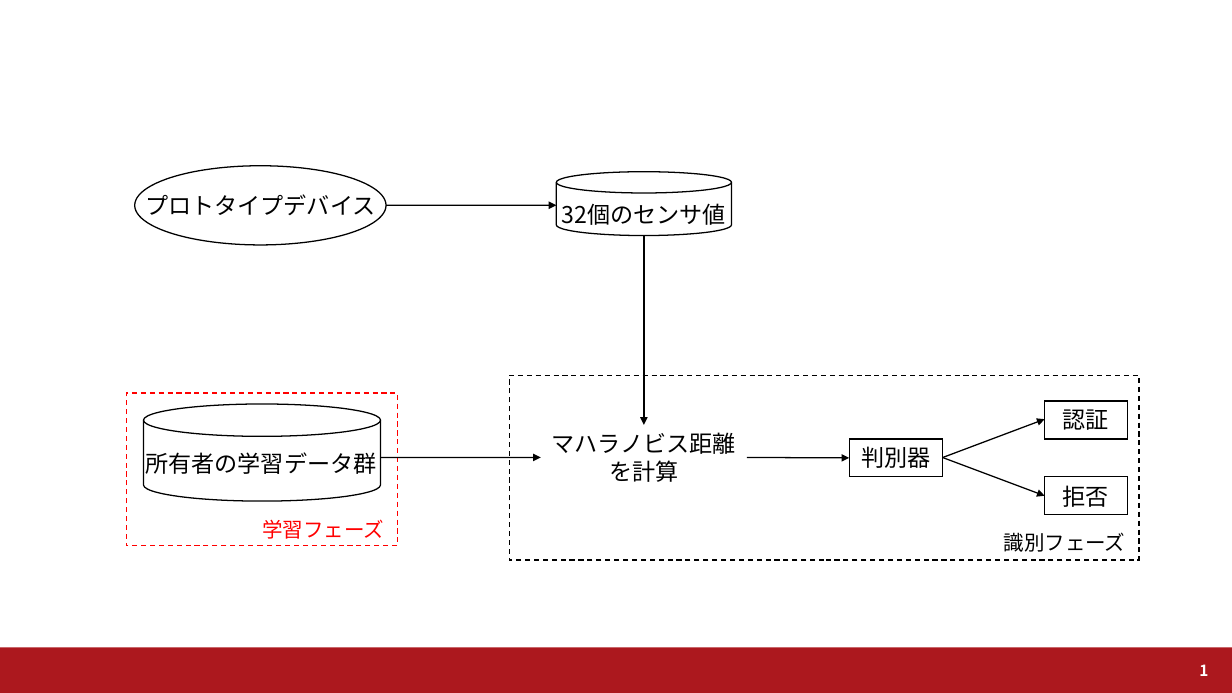
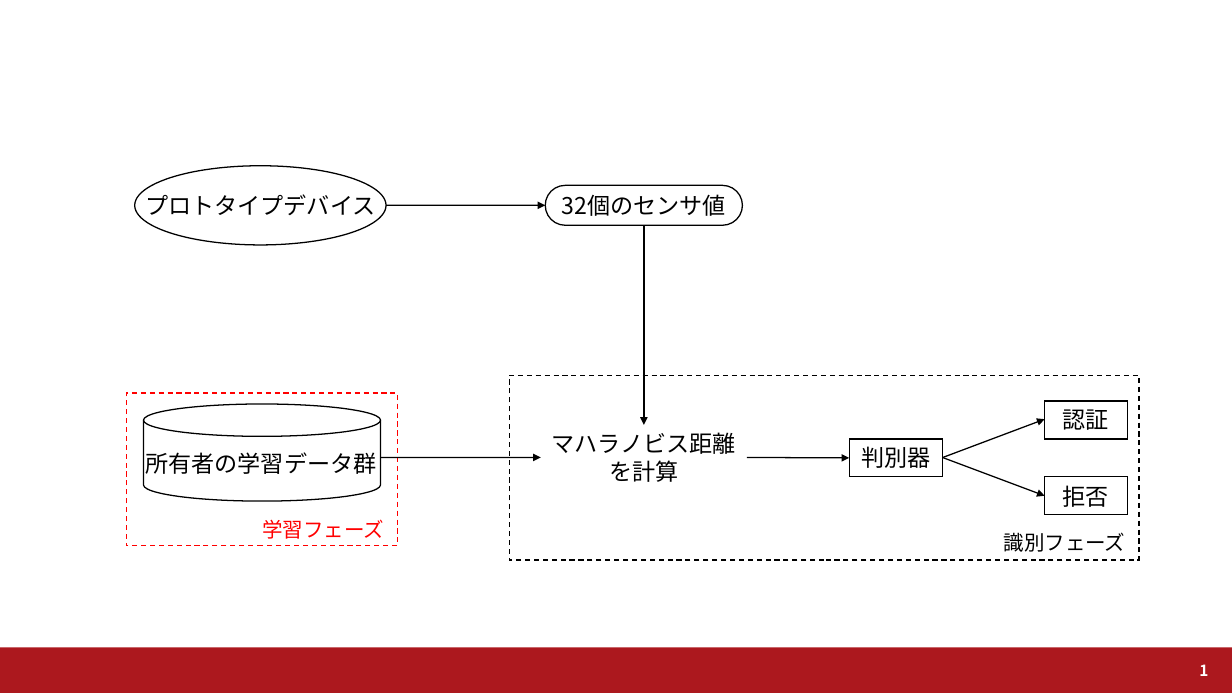
Before and after one commit to a2h1r0/lab, a slide deck: slide 1 of ヘルメット/卒論/upload/figure/source/fig_data.pptx. Drawn at 1232x693 pixels with LibreOffice and Linux fonts; fonts in the diff are those of the drawing; background and template pictures are left out. Boxes give left, top, right and bottom in pixels: in the first picture for what was removed or moved away, otherwise in the second. Text is boxed around its words. In the diff, an @@ line names an element or a change of style, - is before the commit and + after.

```diff
--- a/ヘルメット/卒論/upload/figure/source/fig_data.pptx
+++ b/ヘルメット/卒論/upload/figure/source/fig_data.pptx
@@ cylinder removed at box(556, 172, 732, 236) @@
@@ arrow moved from (386, 205) - (556, 205) to (386, 205) - (545, 205) @@
@@ text "32個のセンサ値": place and size @@
-text "32個のセンサ値" at box(562, 203, 726, 225)
+text "32個のセンサ値" at box(562, 194, 726, 216)
@@ rounded rectangle added at box(545, 186, 742, 226), outline #000000 1 pt @@
@@ arrow moved from (644, 236) - (644, 425) to (644, 226) - (644, 425) @@
```
Also in this commit, not shown: 3 other files.
